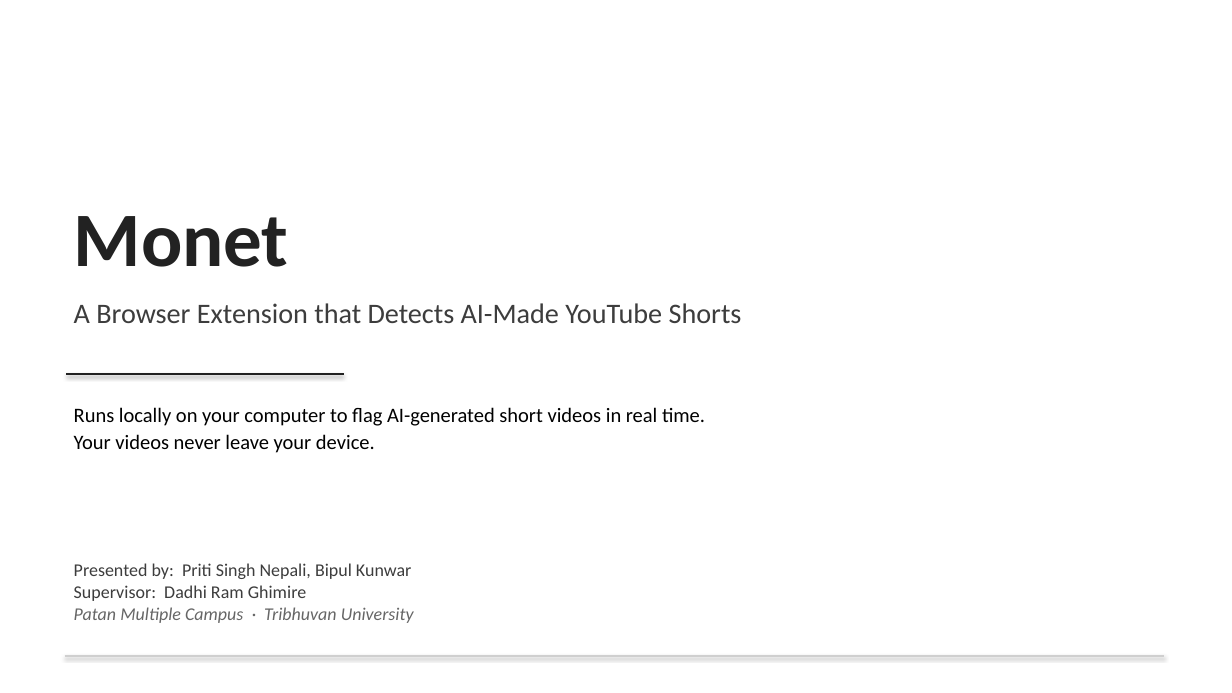
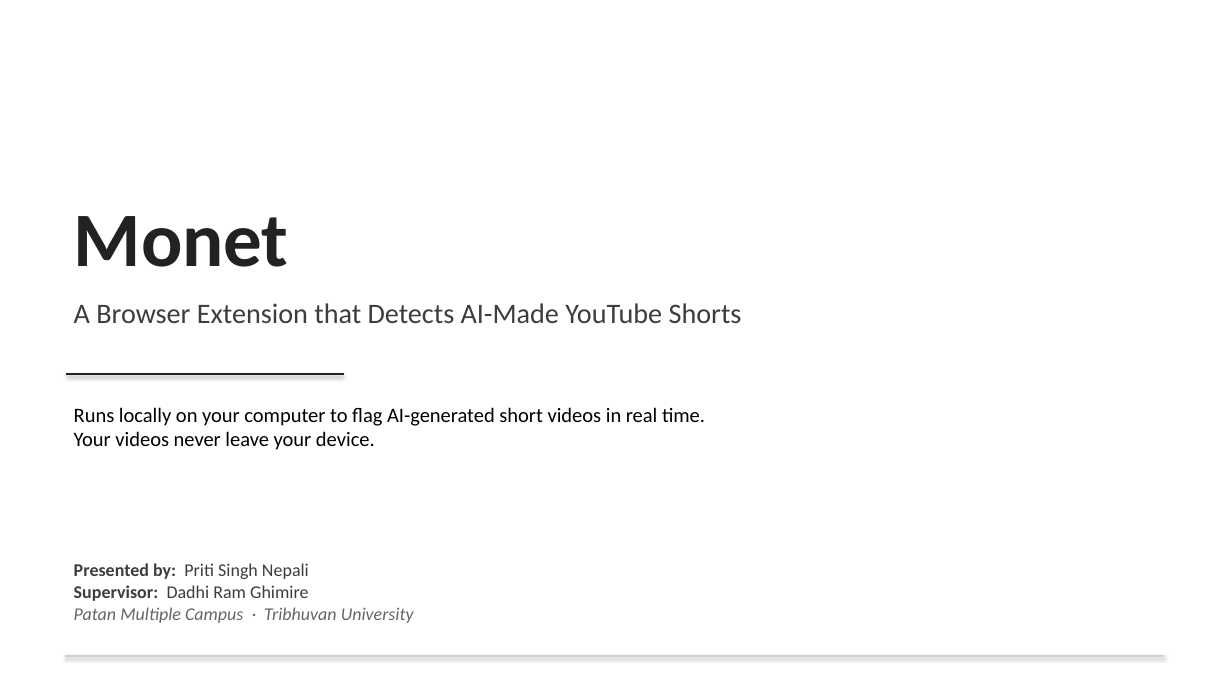
Before and after one commit to mentkol/Monet, a slide deck: slide 1 of Monet_Defense_Presentation.pptx. Drawn at 1232x693 pixels with LibreOffice and Linux fonts; fonts in the diff are those of the drawing. Boxes give left, top, right and bottom in pixels: in the first picture for what was removed or moved away, otherwise in the second. Text is boxed around its words. In the diff, an @@ line names an element or a change of style, - is before the commit and + after.

Commit message:
ppt update

```diff
--- a/Monet_Defense_Presentation.pptx
+++ b/Monet_Defense_Presentation.pptx
@@ text at [74,407,705,450]: text changed @@
-Runs locally on your computer to flag AI-generated short videos in real time.
-Your videos never leave your device.
+Runs locally on your computer to flag AI-generated short videos in real time.
+Your videos never leave your device.
@@ text at [74,563,309,579]: text changed @@
-Presented by: Priti Singh Nepali, Bipul Kunwar
+Presented by: Priti Singh Nepali
@@ text at [74,585,308,601]: bold on in "Supervisor:" @@
```
Also in this commit, not shown: 2 other slides changed, 1 slide added, 1 slide removed.
